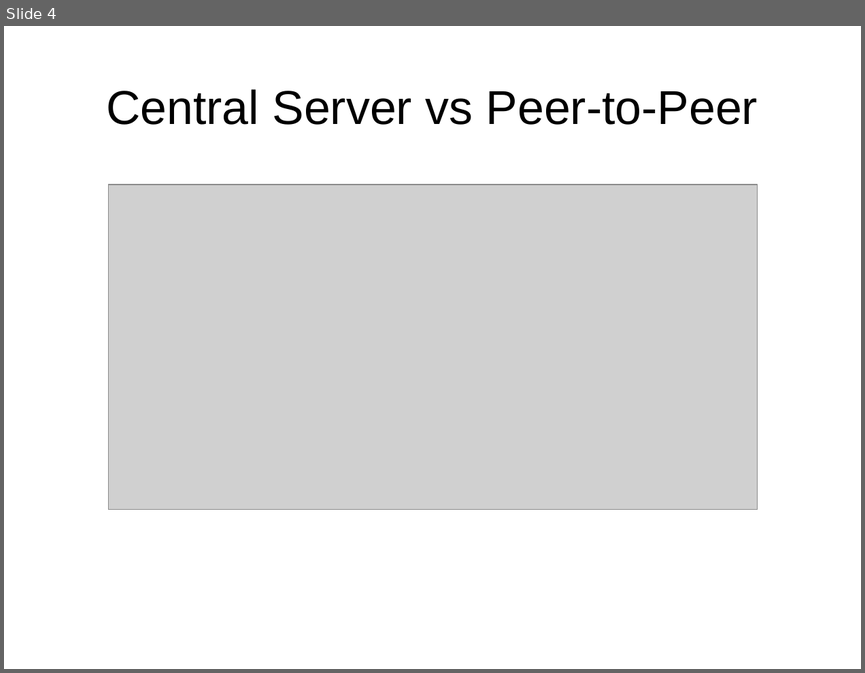
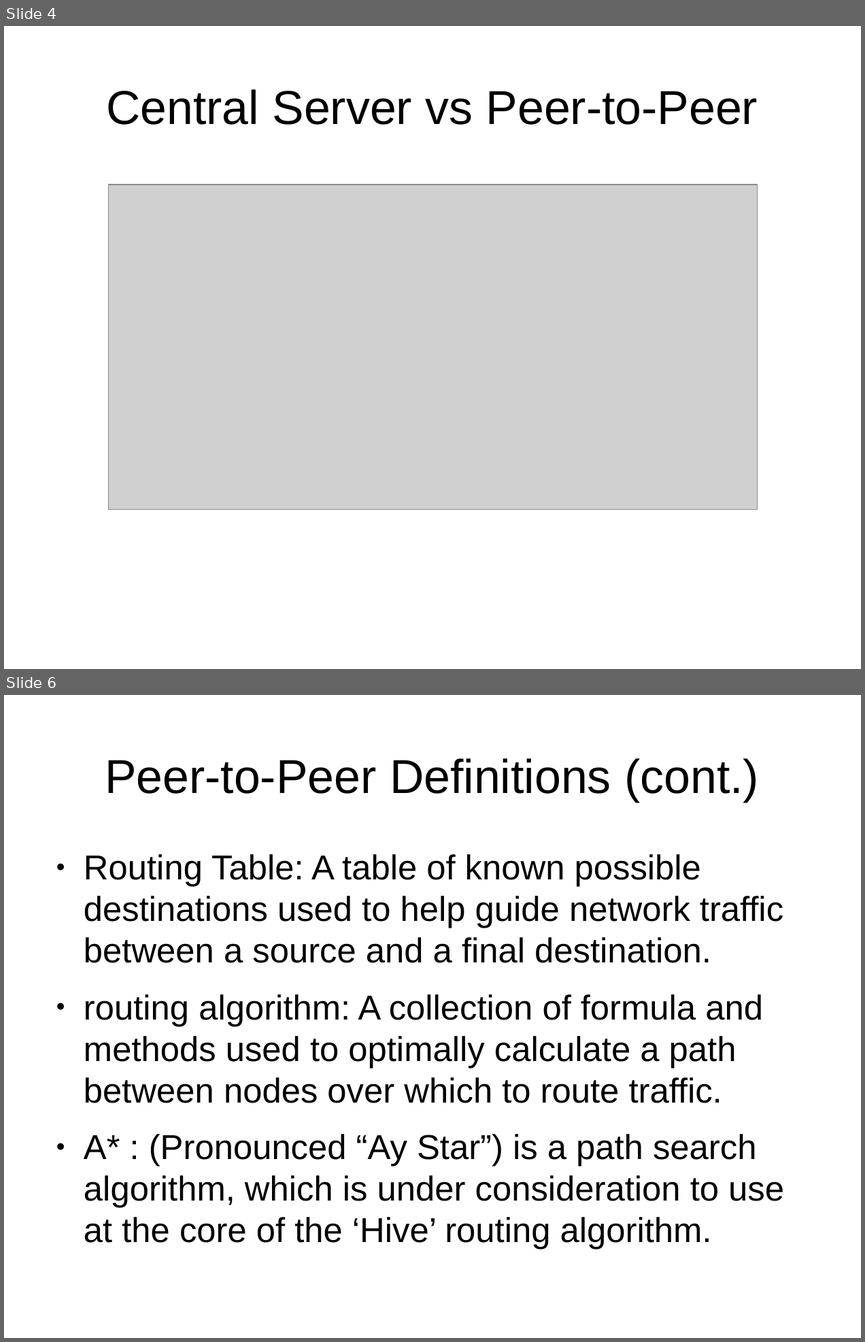
Before and after one commit to 8bitgeek/hive, a slide deck: docs/hive-slides.odp. Shown one above the other, each under a label of ours: slide 4 before the commit, slides 4 and 6 after it; the slides between them are not shown. The pictures are 865x673 and 865x1342 pixels, drawn with LibreOffice and Linux fonts; fonts in the diff are those of the drawing; grey boxes stand for pictures; background and template pictures are left out. Boxes give left, top, right and bottom in pixels: in the first picture for what was removed or moved away, otherwise in the second. Text is boxed around its words. In the diff, an @@ line names an element or a change of style, - is before the commit and + after.

```diff
--- a/docs/hive-slides.odp
+++ b/docs/hive-slides.odp
@@ slide 6 added at [4, 695, 861, 1338], background #FFFFFF @@
@@ title added at [105, 758, 759, 802], 44 pt, text #000000 @@
+Peer-to-Peer Definitions (cont.)
@@ text added at [84, 854, 784, 1249], 32 pt, text #000000 @@
+● Routing Table: A table of known possible destinations used to help guide network traffic between a source and a final destination.
+● routing algorithm: A collection of formula and methods used to optimally calculate a path between nodes over which to route traffic.
+● A* : (Pronounced “Ay Star”) is a path search algorithm, which is under consideration to use at the core of the ‘Hive’ routing algorithm.
```
Also in this commit, not shown: 2 slides changed, 5 other slides added.
